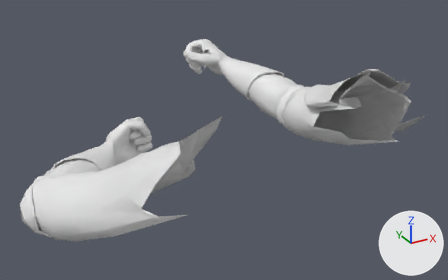
The glTF model assets/animations/first_person/fp_arms.glb as it was, and as the next commit left it.
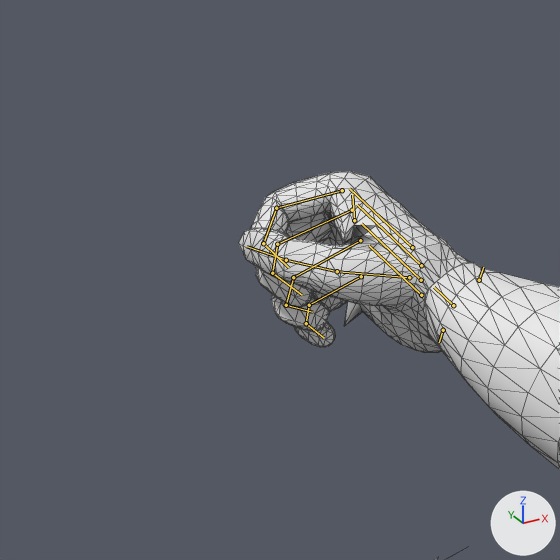
There are two pictures of each version: one whole from a camera (50 mm lens) standing at (-0.729, -0.994, 0.226) and looking at (-0.058, 0.226, -0.384), one close up on the part from 30% to 55% of the width and 2% to 42% of the height. The lights are fixed; the arrows at lower right show +X, +Y and +Z. The last two pictures show the newer version. Both versions are drawn at frame 15 of the action 'swing_down'; the numbers are the values there. The bones that change, and the others that lie on the model, are drawn over the model as lines in the close-ups. The close-ups show mesh edges as thin lines.

The first close-up shows 'gloves_geo'.
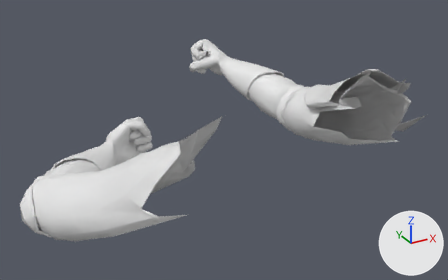
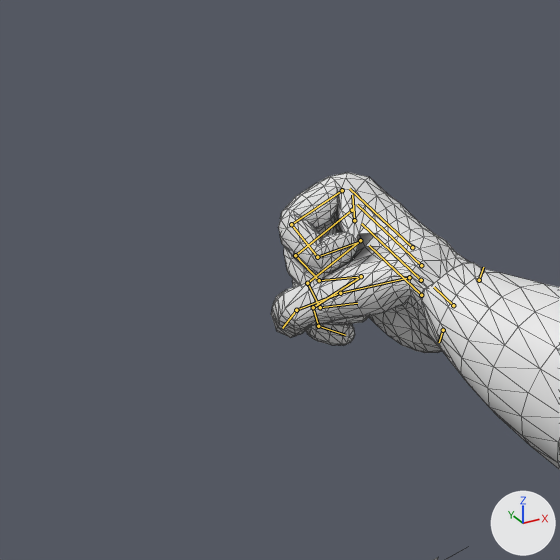
What differs and where, as boxes [x1, y1, x2, y2] in the close-ups (560 x 560 px):
'gloves_geo', posed: before [239, 171, 560, 470]; after [271, 172, 560, 470]
bone 'RightIndexProximal', root to tip: before (342, 190) to (276, 208); after (342, 190) to (291, 224)
bone 'RightIndexIntermediate', root to tip: before (276, 208) to (263, 243); after (291, 224) to (317, 257)
bone 'RightIndexDistal', root to tip: before (263, 243) to (288, 267); after (317, 257) to (356, 243)
bone 'RightMiddleProximal', root to tip: before (352, 210) to (277, 244); after (352, 210) to (295, 255)
bone 'RightMiddleIntermediate', root to tip: before (277, 244) to (272, 273); after (295, 255) to (319, 280)
bone 'RightMiddleDistal', root to tip: before (272, 273) to (302, 295); after (319, 280) to (357, 277)
bone 'RightLittleIntermediate', root to tip: before (309, 305) to (306, 323); after (313, 307) to (318, 326)
bone 'RightLittleDistal', root to tip: before (306, 323) to (323, 337); after (318, 326) to (345, 335)
bone 'RightThumbMetacarpal', root to tip: before (409, 277) to (337, 271); after (409, 277) to (340, 293)
bone 'RightThumbProximal', root to tip: before (337, 271) to (286, 260); after (340, 293) to (296, 310)
bone 'RightThumbDistal', root to tip: before (286, 260) to (247, 246); after (296, 310) to (282, 328)
bone 'RightRingProximal', root to tip: before (360, 240) to (293, 277); after (360, 240) to (307, 283)
bone 'RightRingIntermediate', root to tip: before (293, 277) to (286, 305); after (307, 283) to (320, 307)

What changed in the scene script:
```text
Change bone_rightindexproximal:
    where bone_rightindexproximal = bpy.data.objects['FPArms'].pose.bones['RightIndexProximal']  # child of 'index_metacarpal_r'
    bone_rightindexproximal.rotation_quaternion: (0.829, 0.494, -0.122, 0.233) -> (0.682, 0.683, -0.061, 0.256)  # degrees (58, -26, 17) -> degrees (86, -26, 17)
Change bone_rightindexintermediate:
    where bone_rightindexintermediate = bpy.data.objects['FPArms'].pose.bones['RightIndexIntermediate']  # child of 'RightIndexProximal'
    bone_rightindexintermediate.rotation_quaternion: (0.83, 0.48, -0.282, 0.005) -> (0.687, 0.67, -0.272, 0.074)  # degrees (65, -28, -17) -> degrees (93, -28, -17)
Change bone_rightindexdistal:
    where bone_rightindexdistal = bpy.data.objects['FPArms'].pose.bones['RightIndexDistal']  # child of 'RightIndexIntermediate'
    bone_rightindexdistal.rotation_quaternion: (0.891, 0.399, 0.032, -0.214) -> (0.765, 0.606, -0.021, -0.215)  # degrees (46, 13, -21) -> degrees (74, 13, -21)
Change bone_rightmiddleproximal:
    where bone_rightmiddleproximal = bpy.data.objects['FPArms'].pose.bones['RightMiddleProximal']  # child of 'middle_metacarpal_r'
    bone_rightmiddleproximal.rotation_quaternion: (0.765, 0.576, -0.078, 0.276) -> (0.647, 0.706, -0.026, 0.286)  # degrees (69, -26, 22) -> degrees (90, -26, 22)
Change bone_rightmiddleintermediate:
    where bone_rightmiddleintermediate = bpy.data.objects['FPArms'].pose.bones['RightMiddleIntermediate']  # child of 'RightMiddleProximal'
    bone_rightmiddleintermediate.rotation_quaternion: (0.857, 0.466, -0.216, -0.04) -> (0.758, 0.615, -0.22, 0.0)  # degrees (60, -19, -17) -> degrees (81, -19, -17)
Change bone_rightmiddledistal:
    where bone_rightmiddledistal = bpy.data.objects['FPArms'].pose.bones['RightMiddleDistal']  # child of 'RightMiddleIntermediate'
    bone_rightmiddledistal.rotation_quaternion: (0.898, 0.438, 0.021, -0.043) -> (0.802, 0.595, 0.013, -0.047)  # degrees (52, 4, -3) -> degrees (73, 4, -3)
Change bone_rightlittleintermediate:
    where bone_rightlittleintermediate = bpy.data.objects['FPArms'].pose.bones['RightLittleIntermediate']  # child of 'RightLittleProximal'
    bone_rightlittleintermediate.rotation_quaternion: (0.854, 0.454, -0.216, -0.132) -> (0.823, 0.508, -0.224, -0.118)  # degrees (59, -14, -26) -> degrees (67, -14, -26)
Change bone_rightlittledistal:
    where bone_rightlittledistal = bpy.data.objects['FPArms'].pose.bones['RightLittleDistal']  # child of 'RightLittleIntermediate'
    bone_rightlittledistal.rotation_quaternion: (0.927, 0.31, 0.206, -0.053) -> (0.905, 0.369, 0.203, -0.066)  # degrees (37, 25, 2) -> degrees (45, 25, 2)
Change bone_rightthumbmetacarpal:
    where bone_rightthumbmetacarpal = bpy.data.objects['FPArms'].pose.bones['RightThumbMetacarpal']  # child of 'RightHand'
    bone_rightthumbmetacarpal.rotation_quaternion: (0.816, 0.237, -0.083, -0.521) -> (0.71, 0.467, -0.233, -0.473)  # degrees (28, 6, -63) -> degrees (63, 6, -63)
Change bone_rightthumbproximal:
    where bone_rightthumbproximal = bpy.data.objects['FPArms'].pose.bones['RightThumbProximal']  # child of 'RightThumbMetacarpal'
    bone_rightthumbproximal.rotation_quaternion: (0.988, 0.08, -0.037, 0.123) -> (0.996, 0.085, -0.024, -0.026)  # degrees (9, -5, 14) -> degrees (10, -3, -3)
Change bone_rightthumbdistal:
    where bone_rightthumbdistal = bpy.data.objects['FPArms'].pose.bones['RightThumbDistal']  # child of 'RightThumbProximal'
    bone_rightthumbdistal.rotation_quaternion: (0.845, 0.299, -0.442, 0.041) -> (0.842, 0.361, -0.392, -0.086)  # degrees (47, -50, -18) -> degrees (57, -37, -32)
Change bone_rightringproximal:
    where bone_rightringproximal = bpy.data.objects['FPArms'].pose.bones['RightRingProximal']  # child of 'ring_metacarpal_r'
    bone_rightringproximal.rotation_quaternion: (0.734, 0.6, -0.024, 0.316) -> (0.643, 0.698, 0.02, 0.316)  # degrees (72, -25, 29) -> degrees (88, -25, 29)
Change bone_rightringintermediate:
    where bone_rightringintermediate = bpy.data.objects['FPArms'].pose.bones['RightRingIntermediate']  # child of 'RightRingProximal'
    bone_rightringintermediate.rotation_quaternion: (0.914, 0.367, -0.157, 0.068) -> (0.853, 0.492, -0.146, 0.09)  # degrees (44, -20, 1) -> degrees (60, -20, 1)
```
